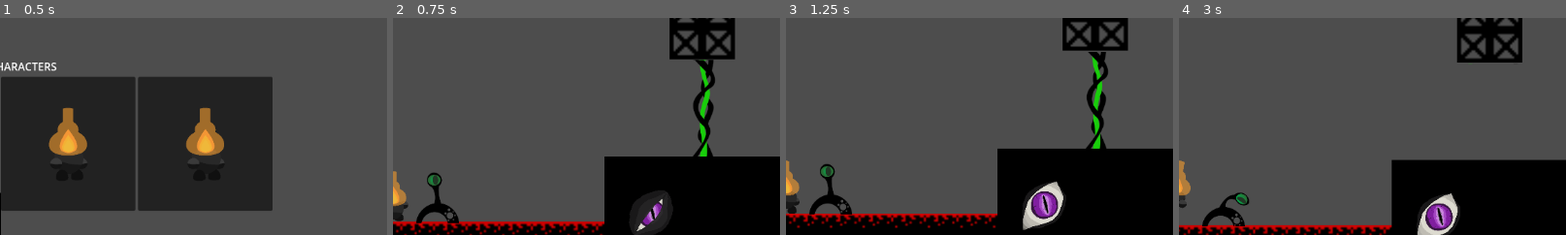
Above: before the commit, frames 1-4 (left to right).
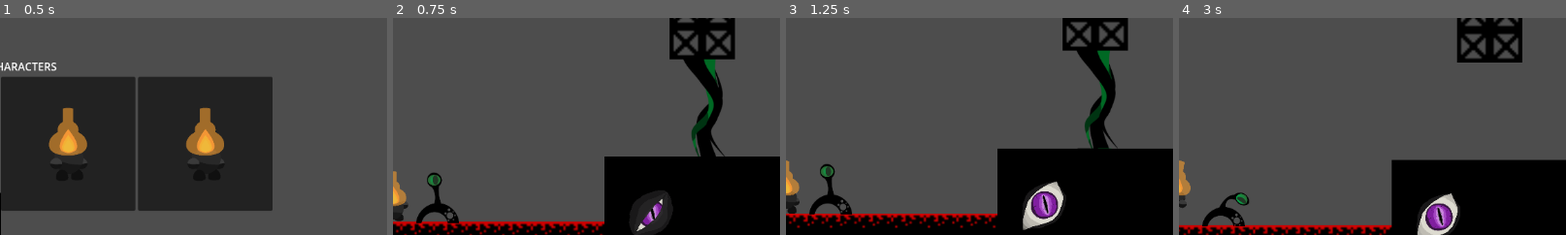
Above: after the commit, the same moments.

Repository: StarikTenger/PlatformerGame2025
Game: Godot game, scene res://levels/level_0.tscn
Two runs of this game, one before a commit and one after it. Both use one fixed random seed, a clock stepped at 60 frames per second and the inputs below. This scene is started directly instead of the project's main scene.
Inputs:
- Up to frame 1 (0.5 s): no input
- Up to frame 2 (0.75 s): click "Start" at 0.5 s
- Up to frame 3 (1.25 s): no input
- Up to frame 4 (3 s): hold D (move_right) 1.28-2.78 s; tap Ctrl (ctrl) at 1.35 s; tap Space (jump) at 1.52, 2.27 s; tap P (dash) at 2.1 s; hold A (move_left) from 2.78 s (still down); hold Z (level_overview) from 2.78 s (still down)
The pictures show only the part of the screen within x 50-100%, y 10-60%; the shares and areas given below are measured in that part.

Frame 1 is identical in both runs. In frame 2, 2.3% of the frame differs, in the area x 74-86%, y 18-64%; in frame 3, 2.3%, in the area x 75-86%, y 14-61%; in frame 4, less than 0.1%.

Commit message:
new door anim

Diff:
--- a/scenes/door.tscn
+++ b/scenes/door.tscn
@@ -371,10 +371,9 @@
 [node name="AnimatedSprite2D" type="AnimatedSprite2D" parent="."]
 z_index = -5
 z_as_relative = false
-position = Vector2(3.8147e-06, 2)
-scale = Vector2(1.49, 1.49)
+position = Vector2(1, 2.5034e-06)
+scale = Vector2(1.5, 1.5)
 sprite_frames = SubResource("SpriteFrames_mgd4q")
-animation = &"open"
+animation = &"idle"
 autoplay = "idle"
-frame = 23
-frame_progress = 1.0
+frame_progress = 0.50283
Binary file changed: resources/door_idle.png
Binary file changed: resources/door_open.png
